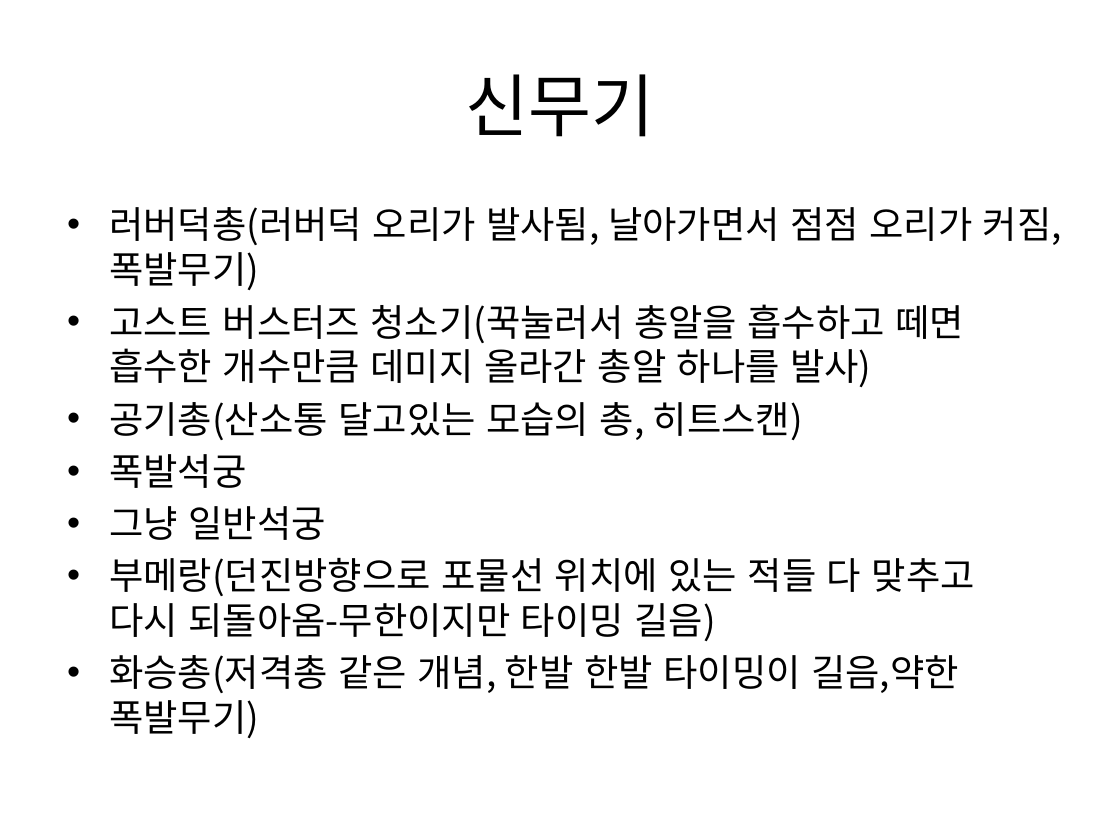
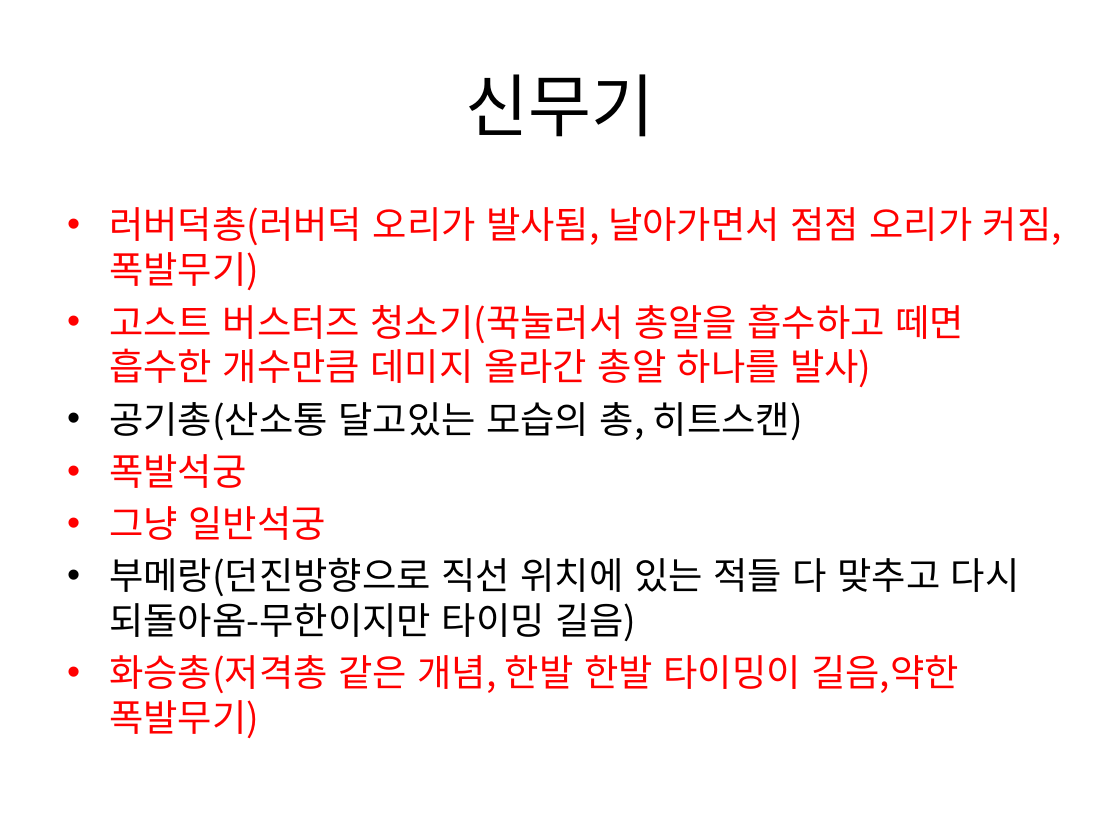
Before and after one commit to gkdlgndpdu/EscapeJail, a slide deck: slide 32 of EscapeJail/Assets/기획/스테이지1기획.pptx. Drawn at 1120x840 pixels with LibreOffice and Linux fonts; fonts in the diff are those of the drawing. Boxes give left, top, right and bottom in pixels: in the first picture for what was removed or moved away, otherwise in the second. Text is boxed around its words. In the diff, an @@ line names an element or a change of style, - is before the commit and + after.

```diff
--- a/EscapeJail/Assets/기획/스테이지1기획.pptx
+++ b/EscapeJail/Assets/기획/스테이지1기획.pptx
@@ text at (x1=109, y1=207, x2=1062, y2=738): text colour #000000 to #FF0000 in "러버덕총(러버덕 오리가 발사됨, 날아가면서 점점 오리가 커짐,폭발무기)", "고스트 버스터즈 청소기(꾹눌러서 총알을 흡수하고 떼면 흡수한 ...", "폭발석궁", "그냥 일반석궁" and 1 more places @@
@@ text at (x1=109, y1=558, x2=1020, y2=641): text changed @@
-• 부메랑(던진방향으로 포물선 위치에 있는 적들 다 맞추고 다시 되돌아옴-무한이지만 타이밍 길음)
+• 부메랑(던진방향으로 직선 위치에 있는 적들 다 맞추고 다시 되돌아옴-무한이지만 타이밍 길음)
```
Also in this commit, not shown: 10 other slides changed, 1 slide removed, 28 other files.
